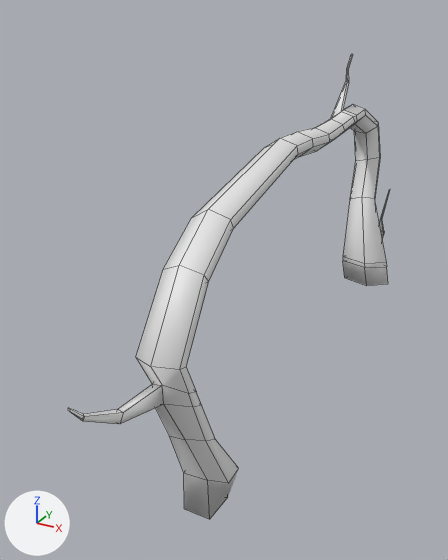
An edit to the FBX model Assets/Models/Environment/Kledingrek.fbx, drawn before and after from the same camera.
Camera for both pictures: a camera (50 mm lens) standing at (6.8, -11.5, 12.3) and looking at (-2.6, 5.4, 3.8). The lights are fixed; the arrows at lower left show +X, +Y and +Z. Mesh edges are drawn as thin lines.
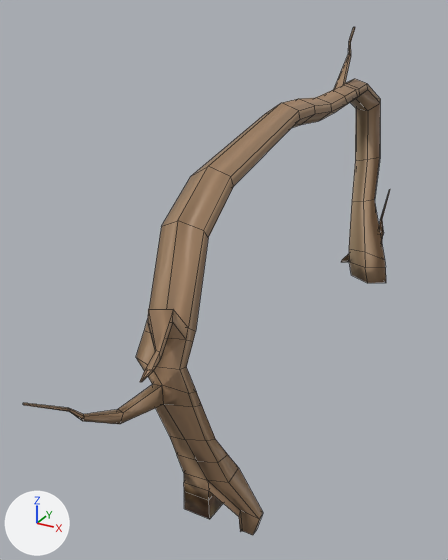
Location of each change, (x1, y1, x2, y2) in pixels of the pictures (448 x 560 px):
'Cube.001', reshaped (14% wider, 9% taller)
    before: (68, 54, 390, 519)
    after: (23, 27, 390, 535)
part 1 of me_cube_002, built on
    before: (68, 140, 298, 519)
    after: (23, 103, 349, 535)
part 2 of me_cube_002, recoloured (grey to brown)
    before: (69, 54, 388, 441)
    after: (69, 27, 388, 441)

What the commit changed:
Picture 'albedo.jpg' (img_albedo_jpg) is new.
Picture 'normal.jpg' (img_normal_jpg) is new.
Material 'Material.001' (mat_material_001) is new.
Uses the picture img_albedo_jpg.
Uses the picture img_normal_jpg.
me_cube_002 is used by ob_cube_001; location (0.0, 0.0, 0.0).
me_cube_002 had 162 vertices, 157 faces and spanned x -2.7..0.7, y -4.4..19.9, z -0.6..10.4.
me_cube_002 now has 225 vertices, 219 faces and spans x -2.7..1.5, y -5.4..19.9, z -0.8..11.5.
Part 1, on me_cube_002:
22 faces are deleted.
61 vertices in x -2.7..0.0, y -0.2..19.5, z 6.6..10.4 move by (0.0, 0.0, 1.1).
3 vertices in x -2.3..-0.9, y 1.5..18.9, z 6.7..9.9 move by (0.0, 0.0, 1.0).
26 vertices move from x -2.3..0.1, y -0.1..18.4, z -0.6..7.3 to x -2.1..0.2, y -1.2..18.3, z -0.5..5.6.
63 vertices are added at x -2.5..1.5, y -5.4..18.2, z -0.8..8.4.
84 new faces join them.
me_cube_002 part 2: 135 faces spanning x -2.7..0.5, y -4.4..19.9, z -0.6..11.5 switch from no material to mat_material_001.
